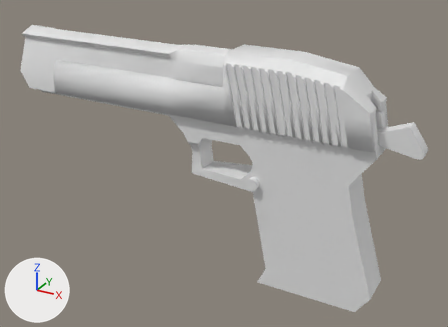
A saved change to the Blender file src/blender/items/DEagle.blend.
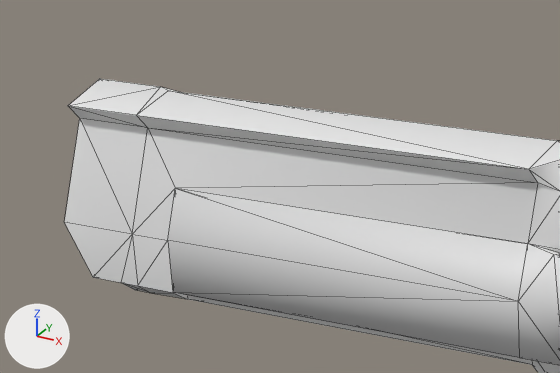
The first picture shows the older version from a 50 mm lens placed at (0.181, -0.333, 0.159), pointed at (-0.005, 0.005, -0.01). The close-ups show both versions on the part from 0% to 40% of the width and 0% to 36% of the height of that picture; other places that the commit changed are outside them. The lights are fixed; the arrows at lower left show +X, +Y and +Z. The close-ups show mesh edges as thin lines.

Names of what the first close-up shows: 'DEagle', 'DEagle.Slide'.
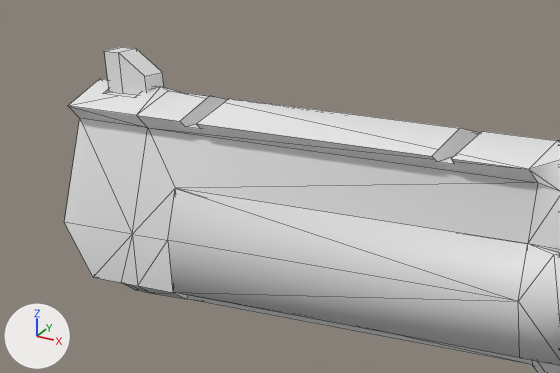
What changed in the scene script:
```text
Add me_cube_003:
    me_cube_003.from_pydata(...)  # a box spanning x -0.0048..0.0048, y -0.0197..0.0197, z -0.01..0.01
Add me_cube_002:
    me_cube_002.from_pydata([(-0.0022, -0.0191, -0.0045), (-0.0034, -0.0191, 0.0045), (-0.0022, 0.0191, -0.0045), (-0.0034, 0.0191, 0.0045), (0.0022, -0.0191, -0.0045), (0.0034, -0.0191, 0.0045), (0.0022, 0.0191, -0.0045), (0.0034, 0.0191, 0.0045)], [], [(0, 1, 3, 2), (2, 3, 7, 6), (6, 7, 5, 4), (4, 5, 1, 0), (2, 6, 4, 0), (7, 3, 1, 5)])
Add me_cube_005:
    me_cube_005.from_pydata(...)  # 12 vertices, 10 faces; spans x -0.00505..0.00653, y -0.0028..0.0028, z -0.0028..0.00651
Change ob_deagle:
    add _m = ob_deagle.modifiers.new('boolean_Cube', 'BOOLEAN')
    add _m.object = ob_topnotchcuts_noimp
    add _m.solver = 'FLOAT'
    add _m = ob_deagle.modifiers.new('boolean_Cube.001', 'BOOLEAN')
    add _m.object = ob_frontsightcut_noimp
    add _m.solver = 'FLOAT'
Add ob_frontsightcut_noimp:
    ob_frontsightcut_noimp = bpy.data.objects.new('FrontSightCut-noimp', me_cube_003)
    ob_frontsightcut_noimp.parent = ob_deagle
    ob_frontsightcut_noimp.location = (-0.153, 0.0, 0.0776)
    ob_frontsightcut_noimp.visible_camera = False
    ob_frontsightcut_noimp.visible_diffuse = False
    ob_frontsightcut_noimp.visible_glossy = False
    ob_frontsightcut_noimp.visible_transmission = False
    ob_frontsightcut_noimp.visible_shadow = False
    ob_frontsightcut_noimp.hide_render = True
Add ob_topnotchcuts_noimp:
    ob_topnotchcuts_noimp = bpy.data.objects.new('TopNotchCuts-noimp', me_cube_002)
    ob_topnotchcuts_noimp.parent = ob_deagle
    ob_topnotchcuts_noimp.location = (-0.0587, 0.0, 0.0682)
    ob_topnotchcuts_noimp.visible_camera = False
    ob_topnotchcuts_noimp.visible_diffuse = False
    ob_topnotchcuts_noimp.visible_glossy = False
    ob_topnotchcuts_noimp.visible_transmission = False
    ob_topnotchcuts_noimp.visible_shadow = False
    _m = ob_topnotchcuts_noimp.modifiers.new('Array', 'ARRAY')
    _m.use_constant_offset = True
    _m.constant_offset_displace = (-0.0685, 0.0, 0.0)
    _m.use_relative_offset = False
    ob_topnotchcuts_noimp.hide_render = True
Add ob_frontsight:
    ob_frontsight = bpy.data.objects.new('FrontSight', me_cube_005)
    ob_frontsight.parent = ob_deagle
    ob_frontsight.location = (-0.153, 0.0, 0.0704)
```

What differs and where, as boxes [x1, y1, x2, y2] in the close-ups (560 x 373 px):
'DEagle', modifiers changed
    both: [64, 79, 560, 373]
'FrontSight', added
    after: [104, 47, 164, 95]
